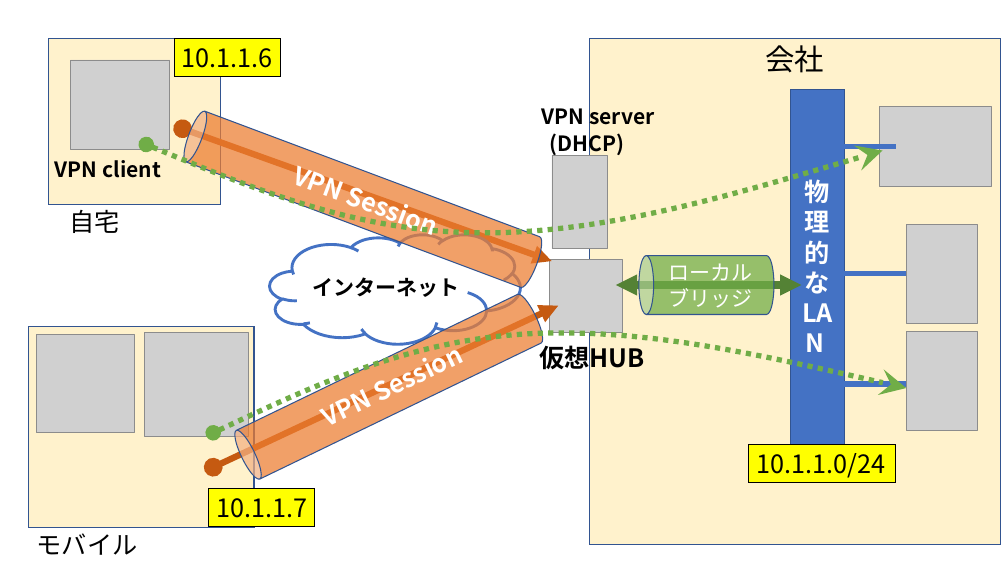
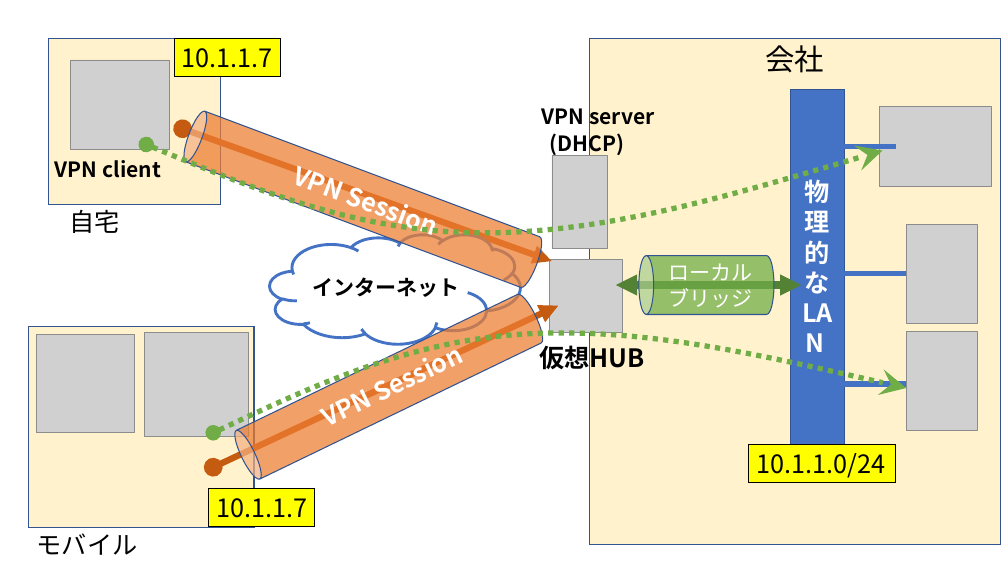
Before and after one commit to Alice-to-Bob/Graduate_School, a slide deck: slide 1 of SUBTHEME/graphs/softetherVPN.pptx. Drawn at 1008x567 pixels with LibreOffice and Linux fonts; fonts in the diff are those of the drawing; grey boxes stand for pictures. Boxes give left, top, right and bottom in pixels: in the first picture for what was removed or moved away, otherwise in the second. Text is boxed around its words. In the diff, an @@ line names an element or a change of style, - is before the commit and + after.

```diff
--- a/SUBTHEME/graphs/softetherVPN.pptx
+++ b/SUBTHEME/graphs/softetherVPN.pptx
@@ text in rectangle at (182,48,273,68): text changed @@
-10.1.1.6
+10.1.1.7
```
Also in this commit, not shown: 17 other files.
